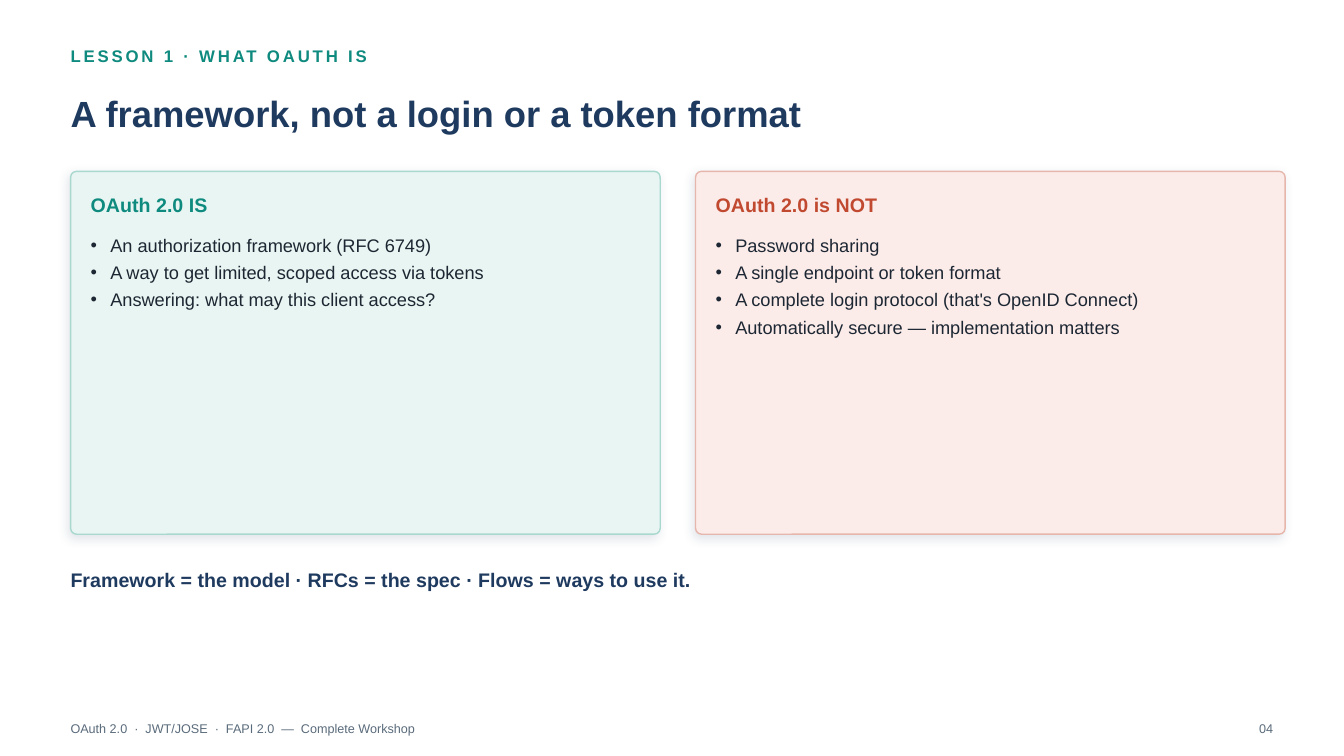
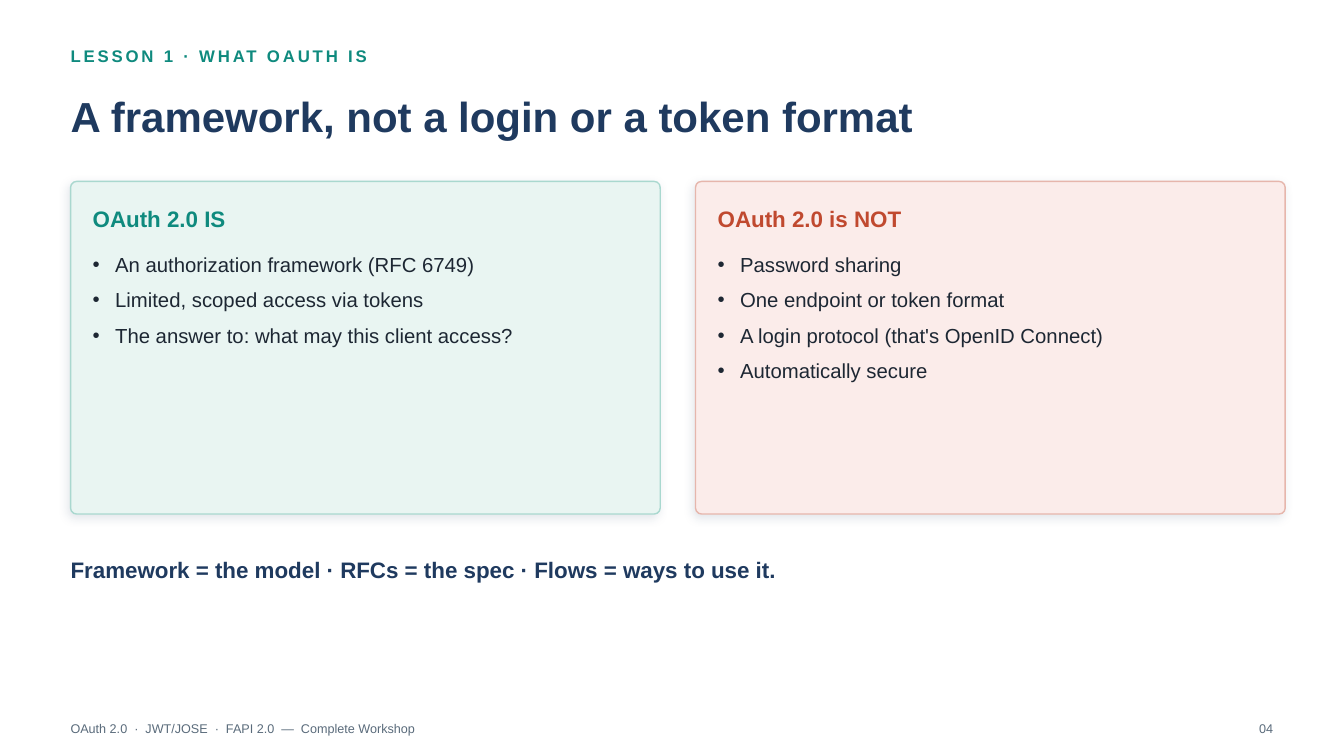
Before and after one commit to jufianto/blog-resource, a slide deck: slide 4 of oauth-learn/export/presentations/oauth_complete_workshop_lessons_1_8.pptx. Drawn at 1344x756 pixels with LibreOffice and Linux fonts; fonts in the diff are those of the drawing. Boxes give left, top, right and bottom in pixels: in the first picture for what was removed or moved away, otherwise in the second. Text is boxed around its words. In the diff, an @@ line names an element or a change of style, - is before the commit and + after.

```diff
--- a/oauth-learn/export/presentations/oauth_complete_workshop_lessons_1_8.pptx
+++ b/oauth-learn/export/presentations/oauth_complete_workshop_lessons_1_8.pptx
@@ text "A framework, not a login ..." at bbox=[71, 101, 913, 141]: size 26 to 30 pt @@
@@ rounded rectangle: place and size @@
-rounded rectangle at bbox=[71, 171, 660, 534]
+rounded rectangle at bbox=[71, 181, 660, 514]
@@ rounded rectangle at bbox=[71, 181, 660, 514]: proportions changed @@
@@ text "OAuth 2.0 IS": place and size @@
-text "OAuth 2.0 IS" at bbox=[91, 197, 208, 213]
+text "OAuth 2.0 IS" at bbox=[93, 210, 225, 228]
@@ rounded rectangle at bbox=[696, 181, 1286, 514]: proportions changed @@
@@ rounded rectangle: place and size @@
-rounded rectangle at bbox=[696, 171, 1286, 534]
+rounded rectangle at bbox=[696, 181, 1286, 514]
@@ size 14 to 16 pt in 3 elements at bbox=[71, 561, 776, 583], bbox=[93, 210, 225, 228], bbox=[718, 210, 901, 227] @@
@@ text "OAuth 2.0 is NOT": place and size @@
-text "OAuth 2.0 is NOT" at bbox=[716, 197, 877, 212]
+text "OAuth 2.0 is NOT" at bbox=[718, 210, 901, 227]
@@ text "An authorization framework (RFC 6749)": place and size @@
-text "An authorization framework (RFC 6749)" at bbox=[110, 238, 484, 310]
+text "An authorization framework (RFC 6749)" at bbox=[115, 257, 513, 347]
@@ text at bbox=[115, 257, 474, 277]: size 13 to 14.5 pt in "An authorization framework (RFC 6749)"; indent changed; more space between paragraphs @@
@@ text "Password sharing": place and size @@
-text "Password sharing" at bbox=[735, 238, 1139, 338]
+text "Password sharing" at bbox=[740, 257, 1102, 383]
@@ text at bbox=[740, 257, 902, 277]: size 13 to 14.5 pt in "Password sharing"; indent changed; more space between paragraphs @@
@@ text at bbox=[115, 292, 513, 347]: text changed; size 13 to 14.5 pt @@
-• A way to get limited, scoped access via tokens
-• Answering: what may this client access?
+• Limited, scoped access via tokens
+• The answer to: what may this client access?
@@ text at bbox=[740, 292, 1102, 383]: text changed; size 13 to 14.5 pt @@
-• A single endpoint or token format
-• A complete login protocol (that's OpenID Connect)
-• Automatically secure — implementation matters
+• One endpoint or token format
+• A login protocol (that's OpenID Connect)
+• Automatically secure
@@ text "Framework = the model · ...": place and size @@
-text "Framework = the model · ..." at bbox=[71, 572, 690, 591]
+text "Framework = the model · ..." at bbox=[71, 561, 776, 583]
```
Also in this commit, not shown: 23 other slides changed, 30 other files.
